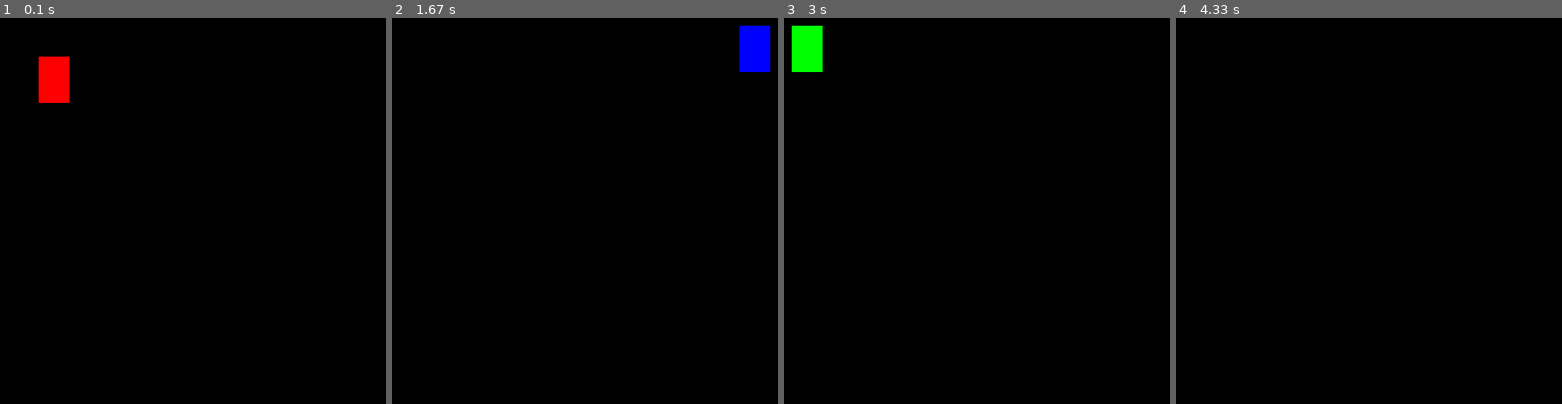
Above: before the commit, frames 1-4 (left to right).
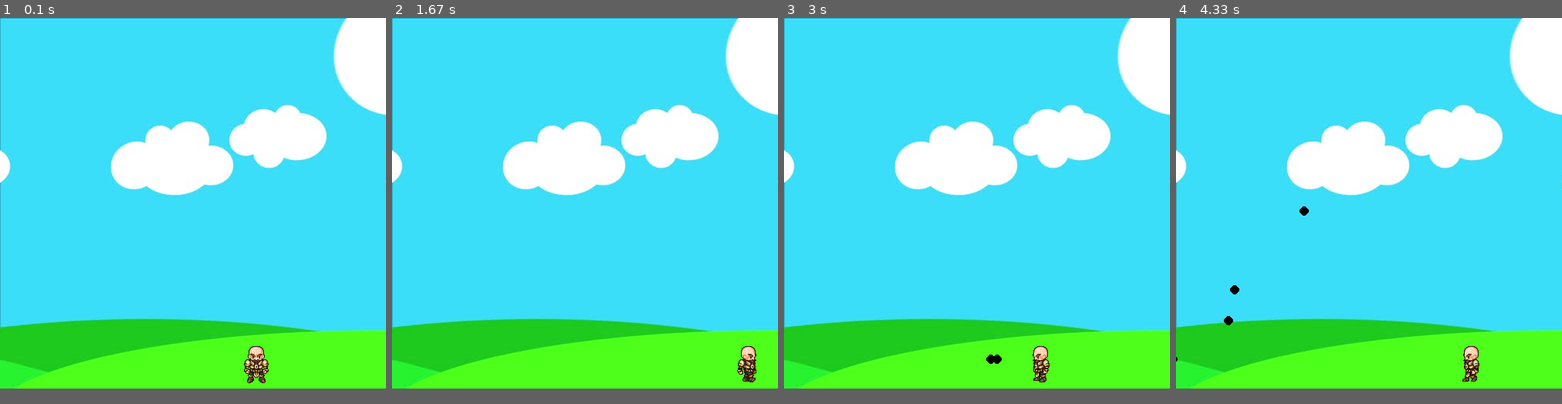
Above: after the commit, the same moments.

Repository: magpayang/pygame_twt
Game: pygame game, started from index.py
Two runs of this game, one before a commit and one after it. Both use one fixed random seed, a clock stepped at 60 frames per second and the inputs below.
Inputs:
- Up to frame 1 (0.1 s): no input
- Up to frame 2 (1.67 s): hold Right 0.33-0.8 s; hold Up 0.83-1.13 s; hold Right 1.17-1.63 s
- Up to frame 3 (3 s): hold Left 1.67-2.2 s; hold Left 2.23-2.63 s; tap Space at 2.67 s
- Up to frame 4 (4.33 s): hold Up 3-3.37 s; tap Space at 3.07, 3.47, 3.77, 4.13 s; hold Right 3.4-4.03 s; hold Left from 4.07 s (still down)
In our replay, the window is 500x500 before the commit and 500x480 after it. These sizes can differ from the game's own. Grey fills any space a smaller window leaves; there, only what the larger window draws over its background counts as a difference.

The runs differ from the first frame. In frame 1, 96% of the frame differs, in the area x 0-100%, y 0-96%; in frame 2, 96%; in frame 3, 96%; in frame 4, 96%.

Commit message:
added images also changes in index.py

Diff:
--- a/index.py
+++ b/index.py
@@ -1,69 +1,183 @@
 import pygame
+
 # import time
 
 pygame.init()
 
 screen_width_x = 500
-screen_width_y = 500
+screen_width_y = 480
 
 win = pygame.display.set_mode((screen_width_x, screen_width_y))  # This is the window that we draw on
 pygame.display.set_caption("First Game")
+
+walkRight = [pygame.image.load('./images/R1.png'), pygame.image.load('./images/R2.png'),
+             pygame.image.load('./images/R3.png'), pygame.image.load('./images/R4.png'),
+             pygame.image.load('./images/R5.png'), pygame.image.load('./images/R6.png'),
+             pygame.image.load('./images/R7.png'), pygame.image.load('./images/R8.png'),
+             pygame.image.load('./images/R9.png')]
+walkLeft = [pygame.image.load('./images/L1.png'), pygame.image.load('./images/L2.png'),
+            pygame.image.load('./images/L3.png'), pygame.image.load('./images/L4.png'),
+            pygame.image.load('./images/L5.png'), pygame.image.load('./images/L6.png'),
+            pygame.image.load('./images/L7.png'), pygame.image.load('./images/L8.png'),
+            pygame.image.load('./images/L9.png')]
+bg = pygame.image.load('./images/bg.jpg')
+char = pygame.image.load('./images/standing.png')
+
+clock = pygame.time.Clock()
+game_speed = 27
 
 red_coordinate = 255
 green_coordinate = 0
 blue_coordinate = 0
 
-x = 50
-y = 50
 
-width = 40
-height = 60
+class player():
+    """ pass """
+    def __init__(self, x, y, width, height):
+        self.x = x  # position
+        self.y = y  # position
 
-vel = 10
+        self.width = width  # hit box
+        self.height = height  # hit box
+        self.vel = 5
+        self.is_jump = False
+        self.jump_count = 10
+        self.left = False
+        self.right = False
+        self.previous_position = None
+        self.walk_count = 0
+        self.standing = True
 
-is_jump = False
-jump_count = 10
+    def draw(self, window):
+        """ pass """
+        if self.walk_count + 1 >= 27:
+            self.walk_count = 0
 
+        if not self.standing:
+            if self.left:
+                window.blit(walkLeft[self.walk_count // 3], (self.x, self.y))  # draws images
+                self.walk_count += 1  # cycle through the loop to give the illusion of movement
+            elif self.right:
+                window.blit(walkRight[self.walk_count // 3], (self.x, main_player.y))
+                self.walk_count += 1
+        else:
+            # window.blit(char, (self.x, self.y))
+            if self.is_jump:
+                window.blit(char, (self.x, self.y))
+                # print("jump")
+            elif not self.right and self.left:
+                # print("left")
+                window.blit(walkLeft[0], (self.x, self.y))
+                self.previous_position = "LEFT"
+            elif self.right and not self.left:
+                # print("right")
+                window.blit(walkRight[0], (self.x, self.y))
+                self.previous_position = "RIGHT"
+            else:
+                if self.previous_position is None:
+                    # print("None")
+                    window.blit(char, (self.x, self.y))
+                elif self.previous_position == "RIGHT":
+                    window.blit(walkRight[0], (self.x, self.y))
+                    self.previous_position = "RIGHT"
+                elif self.previous_position == "LEFT":
+                    window.blit(walkLeft[0], (self.x, self.y))
+                    self.previous_position = "LEFT"
+                else:
+                    # print("pass")
+                    pass
+
+
+class projectile():
+    """ pass """
+    def __init__(self, x, y, radius, color, facing):
+        self.x = x
+        self.y = y
+        self.radius = radius
+        self.color = color
+        self.facing = facing
+        self.velocity = 8 * facing
+
+    def draw(self, window):
+        pygame.draw.circle(window, self.color, (self.x, self.y), self.radius)
+
+
+# initial draw
+def redrawGameWindow():
+    win.blit(bg, (0, 0))
+    main_player.draw(win)
+    for bullet in bullets:
+        bullet.draw(win)
+    pygame.display.update()
+
+
+# mainloop
+main_player = player(300, 410, 64, 64)
+bullets = []
 run = True
 while run:
-    pygame.time.delay(10)
+    # pygame.time.delay(game_speed)
+    clock.tick(27)
 
     for event in pygame.event.get():
         if event.type == pygame.QUIT:
             run = False
 
+    for bullet in bullets:
+        if bullet.x < 500 and bullet.x > 0:
+            bullet.x += bullet.velocity
+        else:
+            bullets.pop(bullets.index(bullet))
+
     keys = pygame.key.get_pressed()
-    if keys[pygame.K_LEFT] and x > vel:
-        red_coordinate = 0
-        green_coordinate = 255
-        blue_coordinate = 0
-        x -= vel
-    if keys[pygame.K_RIGHT] and x < screen_width_x - width - vel:
-        x += vel
-        red_coordinate = 0
-        green_coordinate = 0
-        blue_coordinate = 255
-    if not is_jump:
-        if keys[pygame.K_UP] and y > vel:
-            y -= vel
-        if keys[pygame.K_DOWN] and y < screen_width_y - height - vel:
-            y += vel
-        if keys[pygame.K_SPACE]:
-            is_jump = True
+
+    if keys[pygame.K_SPACE]:
+        if main_player.previous_position == "LEFT":
+            facing = -1
+        elif main_player.previous_position == "RIGHT":
+            facing = 1
+        else:
+            pass
+
+        if len(bullets) < 5:
+            bullets.append(projectile(round(main_player.x + main_player.width // 2),
+                                      round(main_player.y + main_player.height // 2), 6, (0, 0, 0), facing))
+
+    if keys[pygame.K_LEFT] and main_player.x > main_player.vel:
+        # color_changer('LEFT')
+        main_player.left = True
+        main_player.right = False
+        main_player.standing = False
+        main_player.x -= main_player.vel
+
+    elif keys[pygame.K_RIGHT] and main_player.x < screen_width_x - main_player.width - main_player.vel:
+        # color_changer('RIGHT')
+        main_player.left = False
+        main_player.right = True
+        main_player.standing = False
+        main_player.x += main_player.vel
+
     else:
-        if jump_count >= -10:
+        main_player.standing = True
+        main_player.walk_count = 0
+
+    if not main_player.is_jump:
+        if keys[pygame.K_UP]:
+            main_player.is_jump = True
+            main_player.left = False
+            main_player.right = False
+            main_player.walk_count = 0
+    else:
+        if main_player.jump_count >= -10:
             neg = 1
-            if jump_count < 0:
+            if main_player.jump_count < 0:
                 neg = -1
-            y -= (jump_count ** 2) * 0.5 * neg
-            jump_count -= 1
+            main_player.y -= (main_player.jump_count ** 2) * 0.5 * neg
+            main_player.jump_count -= 1
         else:
-            is_jump = False
-            jump_count = 10
+            main_player.is_jump = False
+            main_player.jump_count = 10
 
-    win.fill((0, 0, 0))
-
-    pygame.draw.rect(win, (red_coordinate, green_coordinate, blue_coordinate), (x, y, width, height))
-    pygame.display.update()
+    redrawGameWindow()
 
 pygame.quit()
Binary file added: images/L1.png
Binary file added: images/L10E.png
Binary file added: images/L11E.png
Binary file added: images/L1E.png
Binary file added: images/L2.png
Binary file added: images/L2E.png
Binary file added: images/L3.png
Binary file added: images/L3E.png
Binary file added: images/L4.png
Binary file added: images/L4E.png
Binary file added: images/L5.png
Binary file added: images/L5E.png
(and 33 more such lines)
